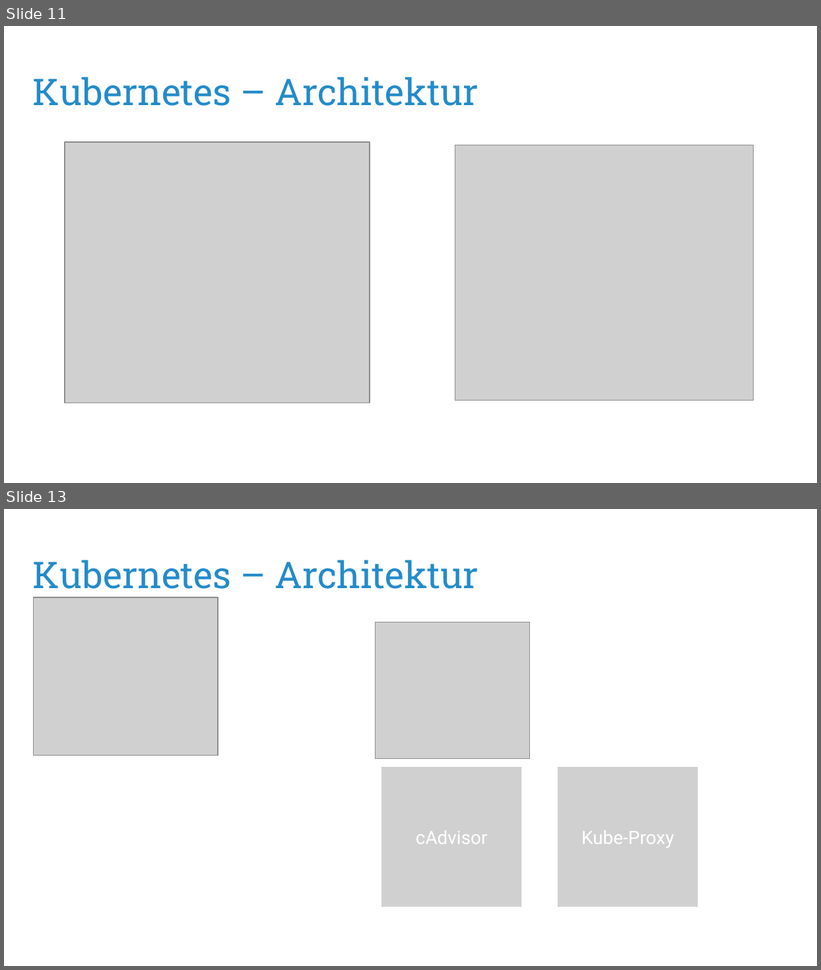
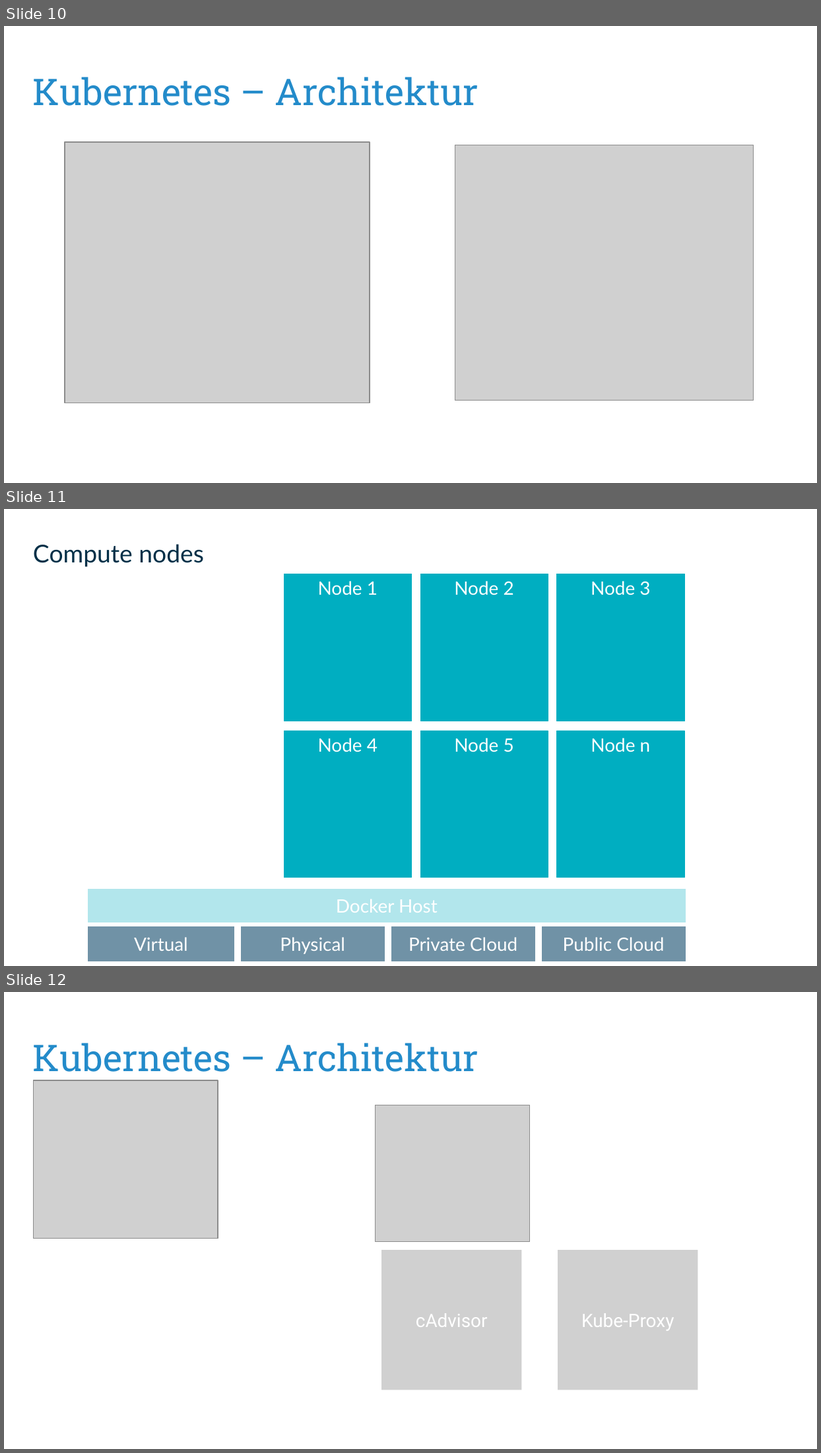
Before and after one commit to puzzle/kubernetes-techlab, a slide deck: presentation/kubernetes-workshop.odp. Shown one above the other, each under a label of ours: slides 11 and 13 before the commit, slides 10, 11 and 12 after it; the slides between them are not shown. The pictures are 821x970 and 821x1453 pixels, drawn with LibreOffice and Linux fonts; fonts in the diff are those of the drawing; grey boxes stand for pictures. Boxes give left, top, right and bottom in pixels: in the first picture for what was removed or moved away, otherwise in the second. Text is boxed around its words. In the diff, an @@ line names an element or a change of style, - is before the commit and + after.

```diff
--- a/presentation/kubernetes-workshop.odp
+++ b/presentation/kubernetes-workshop.odp
@@ slide 11 added at [4, 509, 817, 966], background #FFFFFF @@
@@ title added at [33, 544, 204, 567], 24 pt, text #002F47 @@
+Compute nodes
@@ rectangle added at [284, 574, 412, 721], fill #00AEC1, outline #00AEC1 0.51 pt, 18 pt, text #FFFFFF @@
+Node 1
@@ rectangle added at [421, 574, 548, 721], fill #00AEC1, outline #00AEC1 0.51 pt, 18 pt, text #FFFFFF @@
+Node 2
@@ rectangle added at [557, 574, 685, 721], fill #00AEC1, outline #00AEC1 0.51 pt, 18 pt, text #FFFFFF @@
+Node 3
@@ rectangle added at [284, 731, 412, 878], fill #00AEC1, outline #00AEC1 0.51 pt, 18 pt, text #FFFFFF @@
+Node 4
@@ rectangle added at [421, 731, 548, 878], fill #00AEC1, outline #00AEC1 0.51 pt, 18 pt, text #FFFFFF @@
+Node 5
@@ rectangle added at [557, 731, 685, 878], fill #00AEC1, outline #00AEC1 0.51 pt, 18 pt, text #FFFFFF @@
+Node n
@@ rectangle added at [88, 890, 685, 923], fill #B2E6EC, outline #B2E6EC 0 pt, 18 pt, text #FFFFFF @@
+Docker Host
@@ rectangle added at [88, 927, 234, 962], fill #7092A6, outline #7092A6 0 pt, 18 pt, text #FFFFFF @@
+Virtual
@@ rectangle added at [241, 927, 384, 962], fill #7092A6, outline #7092A6 0 pt, 18 pt, text #FFFFFF @@
+Physical
@@ rectangle added at [391, 927, 535, 962], fill #7092A6, outline #7092A6 0 pt, 18 pt, text #FFFFFF @@
+Private Cloud
@@ rectangle added at [542, 927, 685, 962], fill #7092A6, outline #7092A6 0 pt, 18 pt, text #FFFFFF @@
+Public Cloud
@@ what was slide 11 is now slide 10 @@
@@ what was slide 13 is now slide 12 @@
```
Also in this commit, not shown: 4 slides changed, 16 other slides added, 9 slides removed, 1 other file.
